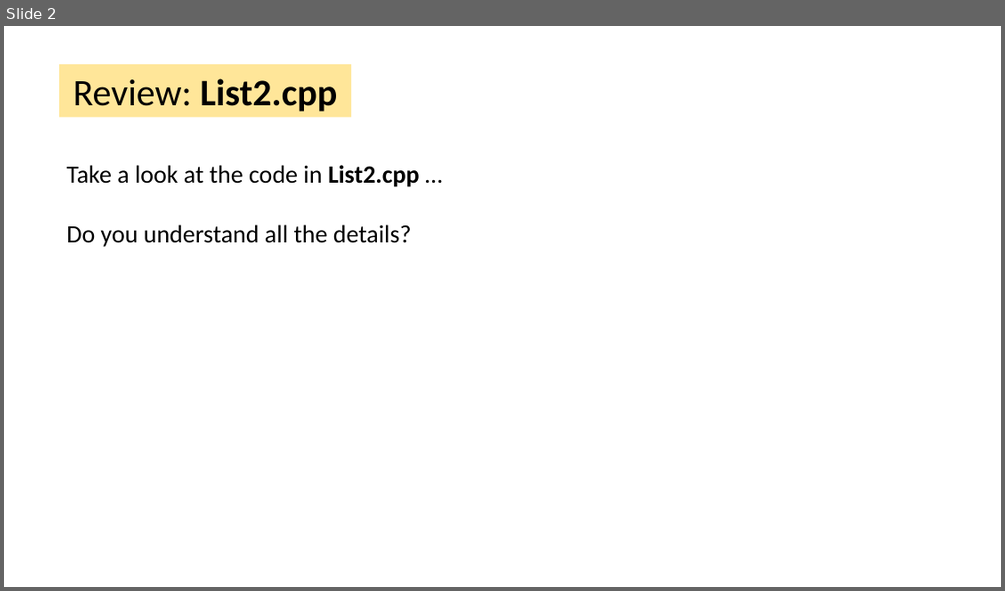
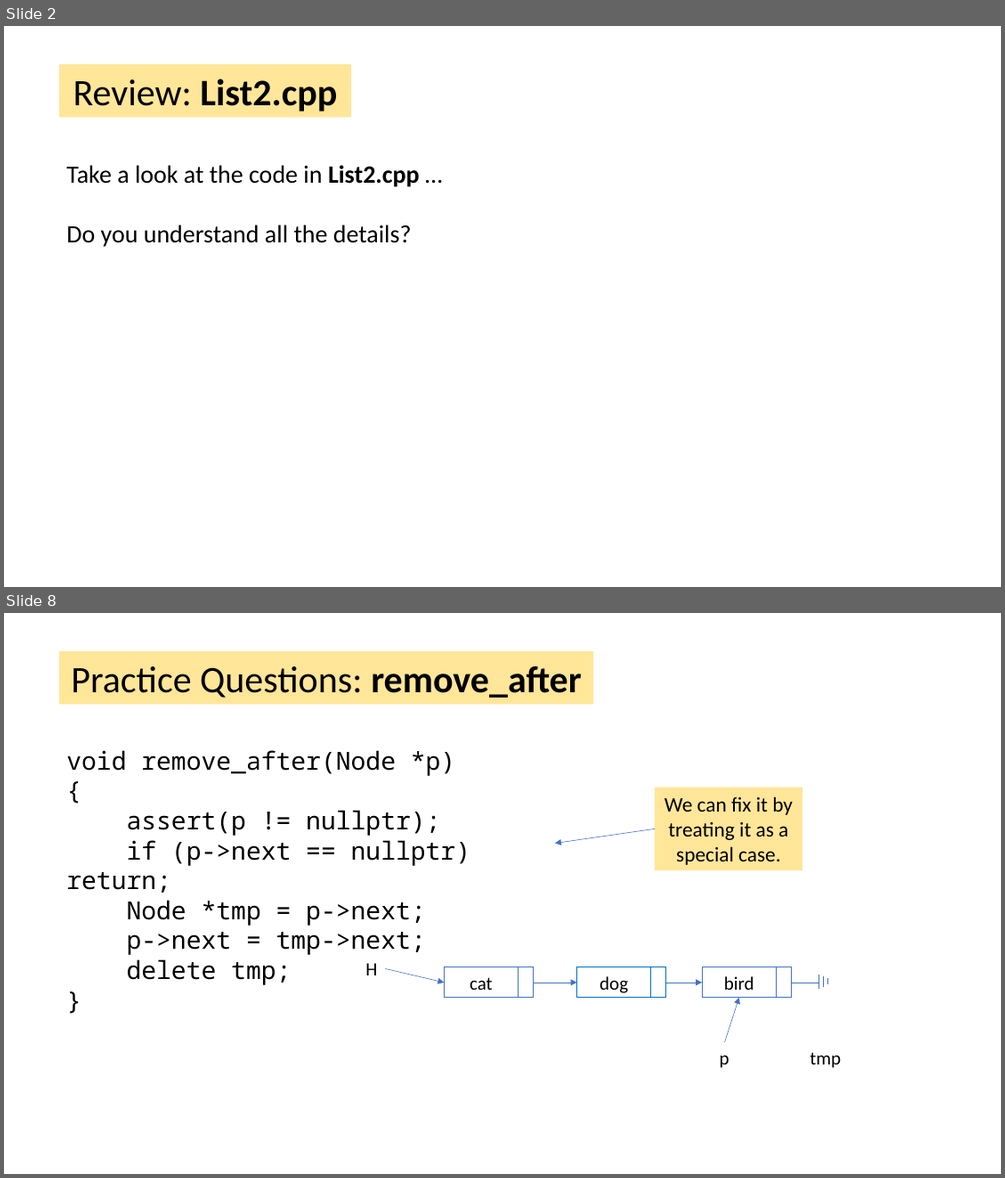
Before and after one commit to tjd1234/cmpt225fall2023, a slide deck: lecture_notes/week3/week3.pptx. Shown one above the other, each under a label of ours: slide 2 before the commit, slides 2 and 8 after it; the slides between them are not shown. The pictures are 1005x591 and 1005x1178 pixels, drawn with LibreOffice and Linux fonts; fonts in the diff are those of the drawing. Boxes give left, top, right and bottom in pixels: in the first picture for what was removed or moved away, otherwise in the second. Text is boxed around its words. In the diff, an @@ line names an element or a change of style, - is before the commit and + after.

```diff
--- a/lecture_notes/week3/week3.pptx
+++ b/lecture_notes/week3/week3.pptx
@@ slide 8 added at (x1=4, y1=613, x2=1001, y2=1174), background #FFFFFF @@
@@ rectangle added at (x1=59, y1=651, x2=593, y2=705), fill #FFE699, 36 pt, text #000000 @@
+Practice Questions: remove_after
@@ text added at (x1=66, y1=750, x2=470, y2=985), 24 pt, text #000000 @@
+void remove_after(Node *p)
+{
+assert(p != nullptr);
+if (p->next == nullptr) return;
+Node *tmp = p->next;
+p->next = tmp->next;
+delete tmp;
+}
@@ rectangle added at (x1=655, y1=787, x2=802, y2=870), fill #FFE699, 20 pt, text #000000 @@
+We can fix it by treating it as a special case.
@@ arrow added from (655, 829) to (555, 844), #4472C4 0.5 pt @@
@@ text added at (x1=365, y1=963, x2=377, y2=975), 18 pt, text #000000 @@
+H
@@ arrow added from (386, 969) to (445, 982), #4472C4 0.5 pt @@
@@ rectangle added at (x1=445, y1=967, x2=518, y2=997), outline #4472C4 0.75 pt, 18 pt, text #000000 @@
+cat
@@ rectangle added at (x1=518, y1=967, x2=534, y2=997), outline #4472C4 0.75 pt @@
@@ arrow added from (534, 982) to (577, 982), #4472C4 0.5 pt @@
@@ rectangle added at (x1=577, y1=967, x2=651, y2=997), outline #0070C0 0.75 pt, 18 pt, text #000000 @@
+dog
@@ rectangle added at (x1=651, y1=967, x2=666, y2=997), outline #0070C0 1 pt @@
@@ arrow added from (666, 982) to (703, 982), #4472C4 0.5 pt @@
@@ group added at (x1=703, y1=967, x2=827, y2=997): 5 lines, 2 rectangles @@
+bird
@@ arrow added from (725, 1042) to (739, 997), #4472C4 0.5 pt @@
@@ text added at (x1=720, y1=1055, x2=729, y2=1068), 18 pt, text #000000 @@
+p
@@ text added at (x1=809, y1=1052, x2=841, y2=1068), 18 pt, text #000000 @@
+tmp
```
Also in this commit, not shown: 4 slides changed, 5 other slides added, 5 other files.
